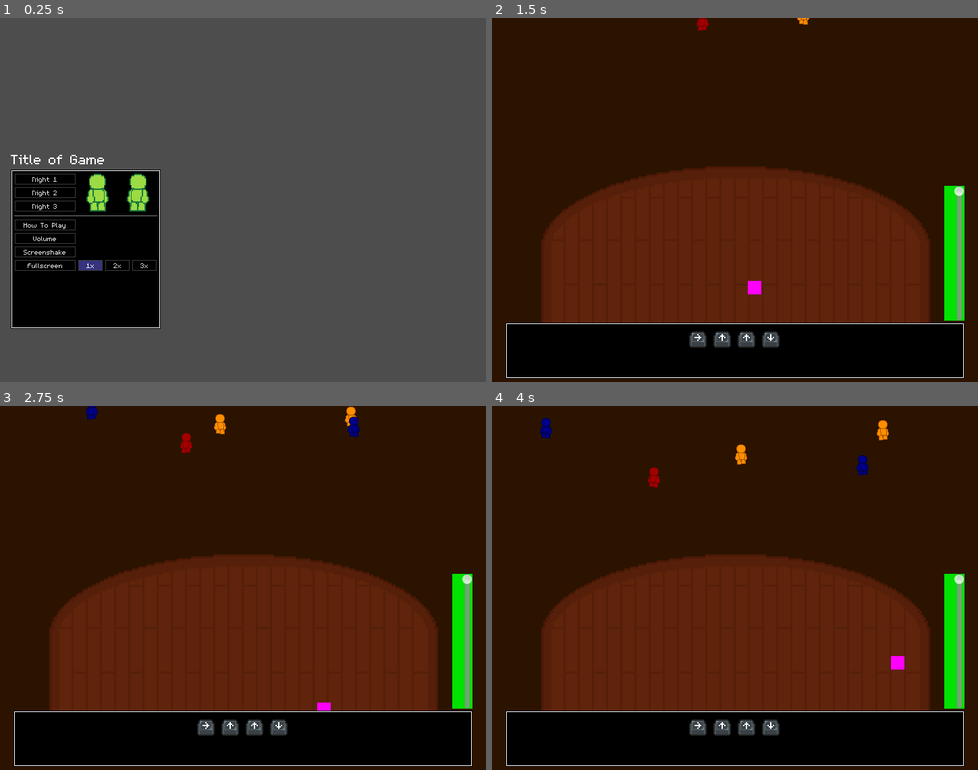
Above: before the commit, frames 1-4 (two rows, left to right).
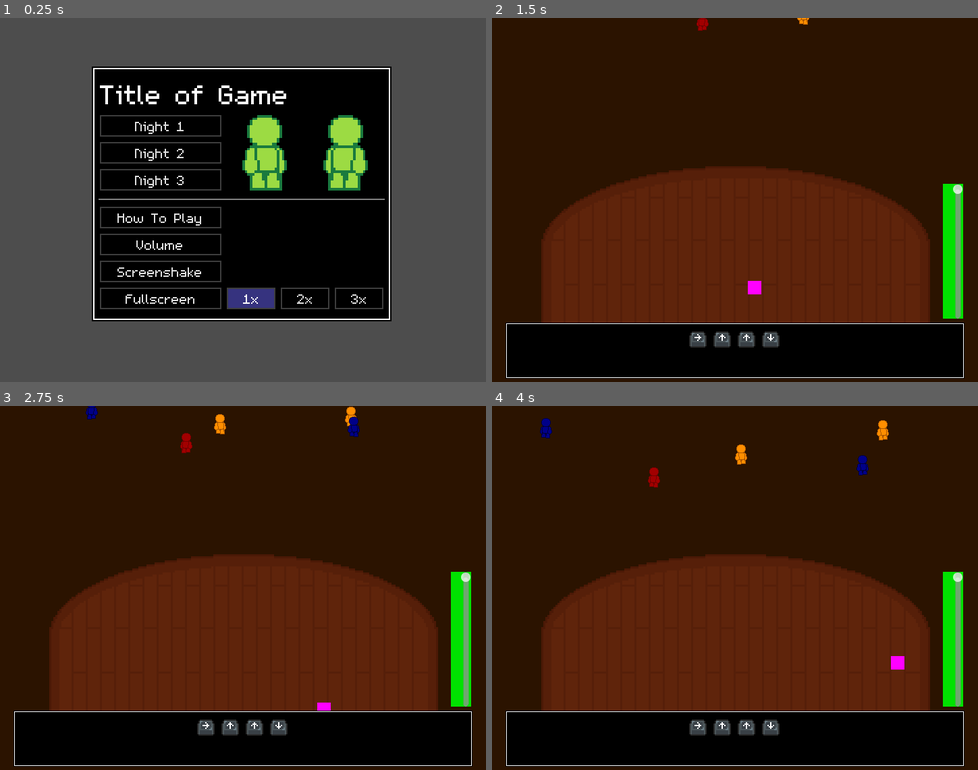
Above: after the commit, the same moments.

Repository: InRe-Dan/MiniJameGam34
Game: Godot game, scene res://menus/main_menu.tscn
The game is run twice, just before and just after one commit, with the same random seed, the same clock (stepped at 60 frames per second) and the same inputs.
Inputs:
- Up to frame 1 (0.25 s): no input
- Up to frame 2 (1.5 s): click "Night 1" at 0.5 s; tap Enter at 1.25 s; hold D (move_right) from 1.28 s (still down)
- Up to frame 3 (2.75 s): release D (move_right) at 2.03 s; hold S (move_down) from 2.03 s (still down)
- Up to frame 4 (4 s): release S (move_down) at 2.78 s; hold D (move_right) 2.78-3.53 s; hold W (move_up) from 3.53 s (still down)

The runs differ from the first frame. In frame 1, 45% of the frame differs, in the area x 2-81%, y 13-86%; in frame 2, 0.6%; in frame 3, 0.6%; in frame 4, 0.6%.

Commit message:
Tweaked main menu, added game over screen

Diff:
--- a/Main/main.gd
+++ b/Main/main.gd
@@ -9,15 +9,23 @@
 @onready var approval_rating: TextureProgressBar = %ApprovalRating
 @onready var success_player: AudioStreamPlayer = $Audio/SuccessSound
 
+var game_over_scene : PackedScene = preload("res://menus/game_over.tscn")
+
 signal satisfaction_changed(new : float)
 
 var difficulty: float = 0.5
 var satisfaction : float = 1.0:
 	set(x):
+		if x < 0:
+			game_over()
 		satisfaction = clamp(x, 0, 1)
 		if approval_rating:
 			approval_rating.target = satisfaction
 		satisfaction_changed.emit(satisfaction)
+
+func game_over() -> void:
+	$UI.add_child(game_over_scene.instantiate())
+	process_mode = PROCESS_MODE_DISABLED
 
 func _process(delta : float) -> void:
 	satisfaction += delta * passive_satisfaction_increase * difficulty
--- a/Main/main.tscn
+++ b/Main/main.tscn
@@ -109,7 +109,7 @@
 position = Vector2(0, -1)
 script = ExtResource("4_8158h")
 spawn_y_level = NodePath("../../SpawnElevation")
-debug_label = NodePath("../../DebugLabel")
+debug_label = NodePath("../../UI/DebugLabel")
 
 [node name="Effects" type="Node2D" parent="HazardManager"]
 visible = false
@@ -155,7 +155,27 @@
 build_mode = 1
 polygon = PackedVector2Array(-280, 0, 280, 0, 280, -130, 260, -160, 200, -195, 80, -225, -80, -225, -200, -195, -260, -160, -280, -130)
 
-[node name="Control" type="Control" parent="."]
+[node name="SpawnElevation" type="Marker2D" parent="."]
+position = Vector2(360, -49)
+gizmo_extents = 350.0
+
+[node name="StageCenter" type="Marker2D" parent="."]
+position = Vector2(359, 481)
+gizmo_extents = 240.0
+
+[node name="Audio" type="Node2D" parent="."]
+
+[node name="MainTheme" type="AudioStreamPlayer" parent="Audio"]
+stream = ExtResource("13_udagc")
+volume_db = -2.0
+autoplay = true
+
+[node name="SuccessSound" type="AudioStreamPlayer" parent="Audio"]
+volume_db = -8.0
+
+[node name="UI" type="CanvasLayer" parent="."]
+
+[node name="Control" type="Control" parent="UI"]
 layout_mode = 3
 anchors_preset = 15
 anchor_right = 1.0
@@ -165,17 +185,17 @@
 grow_horizontal = 2
 grow_vertical = 2
 
-[node name="ApprovalRating" type="TextureProgressBar" parent="Control"]
+[node name="ApprovalRating" type="TextureProgressBar" parent="UI/Control"]
 unique_name_in_owner = true
 custom_minimum_size = Vector2(30, 200)
 layout_mode = 1
 anchors_preset = 5
 anchor_left = 0.5
 anchor_right = 0.5
-offset_left = 310.0
-offset_top = 249.0
-offset_right = 340.0
-offset_bottom = 449.0
+offset_left = -52.0
+offset_top = 246.0
+offset_right = -22.0
+offset_bottom = 446.0
 grow_horizontal = 2
 max_value = 1.0
 step = 0.0
@@ -190,12 +210,12 @@
 texture_progress = SubResource("GradientTexture2D_iaam5")
 script = ExtResource("7_id6l1")
 
-[node name="JokeSystem" type="Node" parent="." node_paths=PackedStringArray("keypress_prompt_container", "dialogue_container") groups=["joke_system"]]
+[node name="JokeSystem" type="Node" parent="UI" node_paths=PackedStringArray("keypress_prompt_container", "dialogue_container") groups=["joke_system"]]
 script = ExtResource("3_wbmed")
 keypress_prompt_container = NodePath("MarginContainer/VBoxContainer/PromptContainer")
 dialogue_container = NodePath("MarginContainer/VBoxContainer/DialogueContainer")
 
-[node name="MarginContainer" type="MarginContainer" parent="JokeSystem"]
+[node name="MarginContainer" type="MarginContainer" parent="UI/JokeSystem"]
 offset_top = 447.0
 offset_right = 720.0
 offset_bottom = 540.0
@@ -204,63 +224,45 @@
 theme_override_constants/margin_right = 20
 theme_override_constants/margin_bottom = 5
 
-[node name="Panel" type="Panel" parent="JokeSystem/MarginContainer"]
+[node name="Panel" type="Panel" parent="UI/JokeSystem/MarginContainer"]
 custom_minimum_size = Vector2(30, 30)
 layout_mode = 2
 
-[node name="VBoxContainer" type="VBoxContainer" parent="JokeSystem/MarginContainer"]
-layout_mode = 2
-
-[node name="PromptContainer" type="CenterContainer" parent="JokeSystem/MarginContainer/VBoxContainer"]
+[node name="VBoxContainer" type="VBoxContainer" parent="UI/JokeSystem/MarginContainer"]
+layout_mode = 2
+
+[node name="PromptContainer" type="CenterContainer" parent="UI/JokeSystem/MarginContainer/VBoxContainer"]
 z_index = 10
 custom_minimum_size = Vector2(0, 50)
 layout_mode = 2
 size_flags_vertical = 0
 
-[node name="DialogueContainer" parent="JokeSystem/MarginContainer/VBoxContainer" instance=ExtResource("8_mh3dp")]
+[node name="DialogueContainer" parent="UI/JokeSystem/MarginContainer/VBoxContainer" instance=ExtResource("8_mh3dp")]
 layout_mode = 2
 size_flags_vertical = 0
 
-[node name="SpawnElevation" type="Marker2D" parent="."]
-position = Vector2(360, -49)
-gizmo_extents = 350.0
-
-[node name="DebugLabel" type="Label" parent="."]
+[node name="DebugLabel" type="Label" parent="UI"]
 visible = false
 offset_left = 157.0
 offset_top = 186.0
-offset_right = 197.0
+offset_right = 214.0
 offset_bottom = 209.0
 text = "Debug text"
 
-[node name="VSlider" type="VSlider" parent="."]
+[node name="VSlider" type="VSlider" parent="UI"]
 custom_minimum_size = Vector2(0, 200)
-offset_left = 684.0
-offset_top = 249.0
-offset_right = 700.0
-offset_bottom = 449.0
+offset_left = 682.0
+offset_top = 246.0
+offset_right = 698.0
+offset_bottom = 446.0
 focus_mode = 0
 max_value = 1.0
 step = 0.0
 value = 1.0
 
-[node name="StageCenter" type="Marker2D" parent="."]
-position = Vector2(359, 481)
-gizmo_extents = 240.0
-
-[node name="Audio" type="Node2D" parent="."]
-
-[node name="MainTheme" type="AudioStreamPlayer" parent="Audio"]
-stream = ExtResource("13_udagc")
-volume_db = -2.0
-autoplay = true
-
-[node name="SuccessSound" type="AudioStreamPlayer" parent="Audio"]
-volume_db = -8.0
-
 [connection signal="satisfaction_changed" from="." to="HazardManager" method="_on_main_satisfaction_changed"]
 [connection signal="satisfaction_changed" from="." to="HazardManager/Audience" method="_on_main_satisfaction_changed"]
 [connection signal="got_hit" from="Player" to="." method="_on_player_got_hit"]
-[connection signal="joke_failed" from="JokeSystem" to="." method="_on_joke_system_joke_failed"]
-[connection signal="joke_success" from="JokeSystem" to="." method="_on_joke_system_joke_success"]
-[connection signal="value_changed" from="VSlider" to="." method="_on_v_slider_value_changed"]
+[connection signal="joke_failed" from="UI/JokeSystem" to="." method="_on_joke_system_joke_failed"]
+[connection signal="joke_success" from="UI/JokeSystem" to="." method="_on_joke_system_joke_success"]
+[connection signal="value_changed" from="UI/VSlider" to="." method="_on_v_slider_value_changed"]
--- /dev/null
+++ b/menus/game_over.gd
@@ -0,0 +1,14 @@
+extends Control
+
+# Called when the node enters the scene tree for the first time.
+func _ready() -> void:
+	pass # Replace with function body.
+
+
+# Called every frame. 'delta' is the elapsed time since the previous frame.
+func _process(delta: float) -> void:
+	pass
+
+
+func _on_main_menu_pressed() -> void:
+	get_tree().change_scene_to_file("res://menus/main_menu.tscn")
--- /dev/null
+++ b/menus/game_over.tscn
@@ -0,0 +1,83 @@
+[gd_scene load_steps=2 format=3 uid="uid://cd0sr5hrvouoh"]
+
+[ext_resource type="Script" path="res://menus/game_over.gd" id="1_mfwk2"]
+
+[node name="GameOver" type="Control"]
+process_mode = 3
+layout_mode = 3
+anchors_preset = 15
+anchor_right = 1.0
+anchor_bottom = 1.0
+grow_horizontal = 2
+grow_vertical = 2
+script = ExtResource("1_mfwk2")
+
+[node name="CenterContainer" type="CenterContainer" parent="."]
+layout_mode = 0
+offset_right = 720.0
+offset_bottom = 540.0
+
+[node name="PanelContainer" type="ColorRect" parent="CenterContainer"]
+custom_minimum_size = Vector2(720, 540)
+layout_mode = 2
+color = Color(0, 0, 0, 0.709804)
+
+[node name="MarginContainer" type="MarginContainer" parent="CenterContainer"]
+layout_mode = 2
+
+[node name="Panel" type="Panel" parent="CenterContainer/MarginContainer"]
+layout_mode = 2
+
+[node name="Menu" type="MarginContainer" parent="CenterContainer/MarginContainer"]
+layout_mode = 2
+theme_override_constants/margin_bottom = 10
+
+[node name="VBox" type="VBoxContainer" parent="CenterContainer/MarginContainer/Menu"]
+custom_minimum_size = Vector2(600, 300)
+layout_mode = 2
+
+[node name="Title" type="RichTextLabel" parent="CenterContainer/MarginContainer/Menu/VBox"]
+layout_mode = 2
+size_flags_horizontal = 4
+size_flags_vertical = 0
+theme_override_font_sizes/normal_font_size = 64
+bbcode_enabled = true
+text = "[wave]Set complete!"
+fit_content = true
+autowrap_mode = 0
+
+[node name="Stats" type="VBoxContainer" parent="CenterContainer/MarginContainer/Menu/VBox"]
+custom_minimum_size = Vector2(0, 200)
+layout_mode = 2
+size_flags_vertical = 3
+alignment = 1
+
+[node name="Label" type="Label" parent="CenterContainer/MarginContainer/Menu/VBox/Stats"]
+layout_mode = 2
+text = "Stats here, at some point."
+horizontal_alignment = 1
+
+[node name="Buttons" type="HBoxContainer" parent="CenterContainer/MarginContainer/Menu/VBox"]
+layout_mode = 2
+size_flags_vertical = 10
+alignment = 1
+
+[node name="Next" type="Button" parent="CenterContainer/MarginContainer/Menu/VBox/Buttons"]
+custom_minimum_size = Vector2(125, 0)
+layout_mode = 2
+theme_override_font_sizes/font_size = 32
+text = "Next Night"
+
+[node name="Control" type="Control" parent="CenterContainer/MarginContainer/Menu/VBox/Buttons"]
+custom_minimum_size = Vector2(30, 0)
+layout_mode = 2
+size_flags_horizontal = 4
+
+[node name="Main Menu" type="Button" parent="CenterContainer/MarginContainer/Menu/VBox/Buttons"]
+custom_minimum_size = Vector2(125, 35)
+layout_mode = 2
+theme_override_font_sizes/font_size = 32
+text = "Main Menu
+"
+
+[connection signal="pressed" from="CenterContainer/MarginContainer/Menu/VBox/Buttons/Main Menu" to="." method="_on_main_menu_pressed"]
--- a/menus/main_menu.tscn
+++ b/menus/main_menu.tscn
@@ -21,15 +21,11 @@
 
 [node name="HBoxContainer" type="VBoxContainer" parent="."]
 layout_mode = 0
-offset_left = 16.0
-offset_top = 195.0
-offset_right = 231.0
-offset_bottom = 461.0
-
-[node name="Label" type="Label" parent="HBoxContainer"]
-layout_mode = 2
-theme_type_variation = &"LabelHeader"
-text = "Title of Game"
+offset_left = 136.0
+offset_top = 72.0
+offset_right = 358.0
+offset_bottom = 261.0
+scale = Vector2(2, 2)
 
 [node name="PanelContainer" type="PanelContainer" parent="HBoxContainer"]
 layout_mode = 2
@@ -40,6 +36,11 @@
 
 [node name="HBoxContainer" type="VBoxContainer" parent="HBoxContainer/PanelContainer/MarginContainer"]
 layout_mode = 2
+
+[node name="Label" type="Label" parent="HBoxContainer/PanelContainer/MarginContainer/HBoxContainer"]
+layout_mode = 2
+theme_type_variation = &"LabelHeader"
+text = "Title of Game"
 
 [node name="HBoxContainer3" type="HBoxContainer" parent="HBoxContainer/PanelContainer/MarginContainer/HBoxContainer"]
 layout_mode = 2
